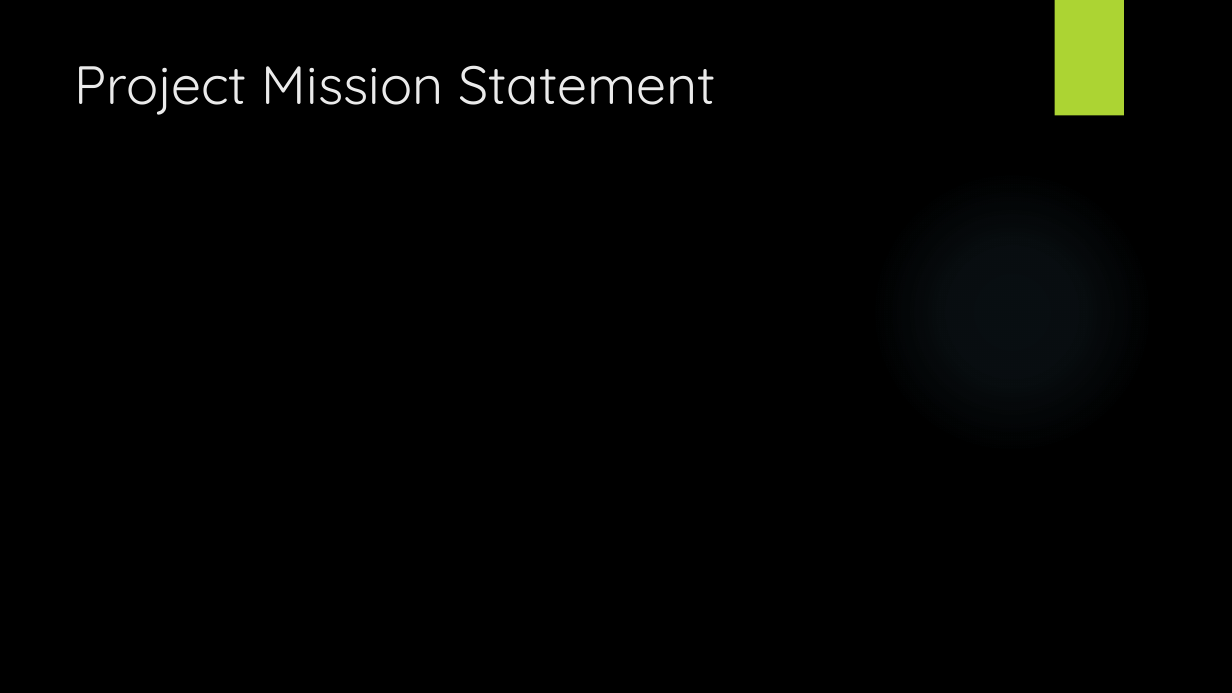
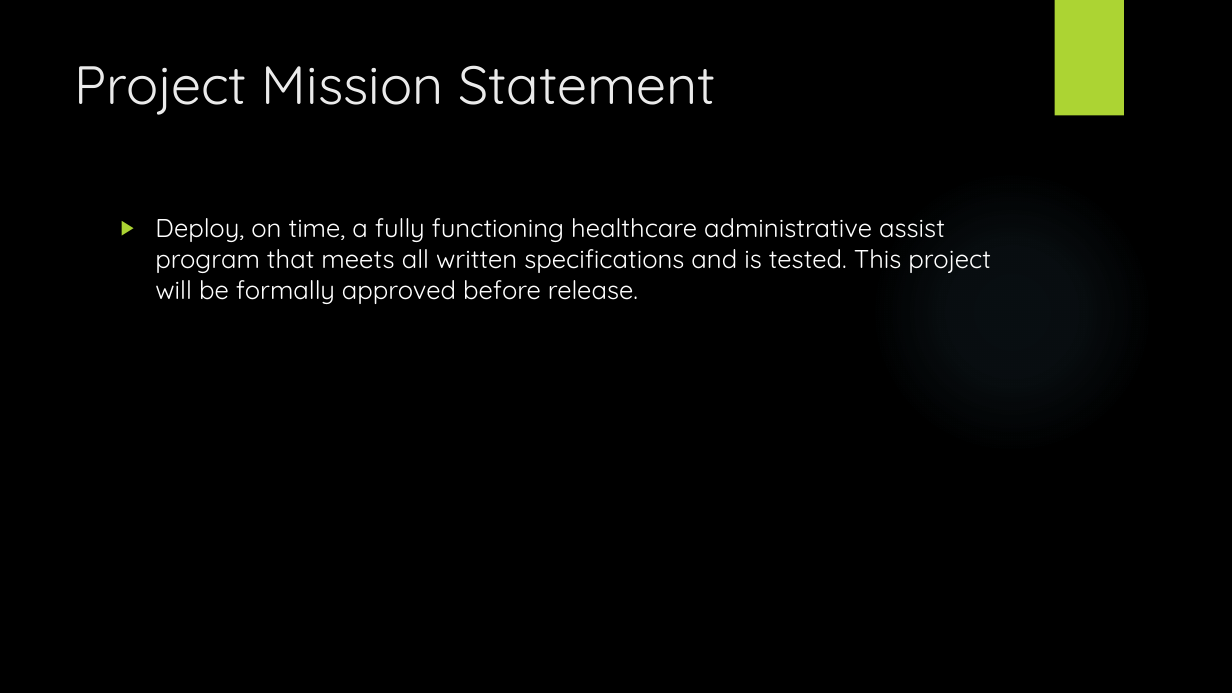
Before and after one commit to TheBrokenTheory/CapstoneProject2019, a slide deck: slide 2 of Documentation/BetaPresentation.pptx. Drawn at 1232x693 pixels with LibreOffice and Linux fonts; fonts in the diff are those of the drawing; background and template pictures are left out. Boxes give left, top, right and bottom in pixels: in the first picture for what was removed or moved away, otherwise in the second. Text is boxed around its words. In the diff, an @@ line names an element or a change of style, - is before the commit and + after.

```diff
--- a/Documentation/BetaPresentation.pptx
+++ b/Documentation/BetaPresentation.pptx
@@ text added at bbox=[155, 218, 991, 304], 20 pt, text #FFFFFF @@
+▶ Deploy, on time, a fully functioning healthcare administrative assist program that meets all written specifications and is tested. This project will be formally approved before release.
```
Also in this commit, not shown: 3 other slides changed, 1 slide added, 1 slide removed.
